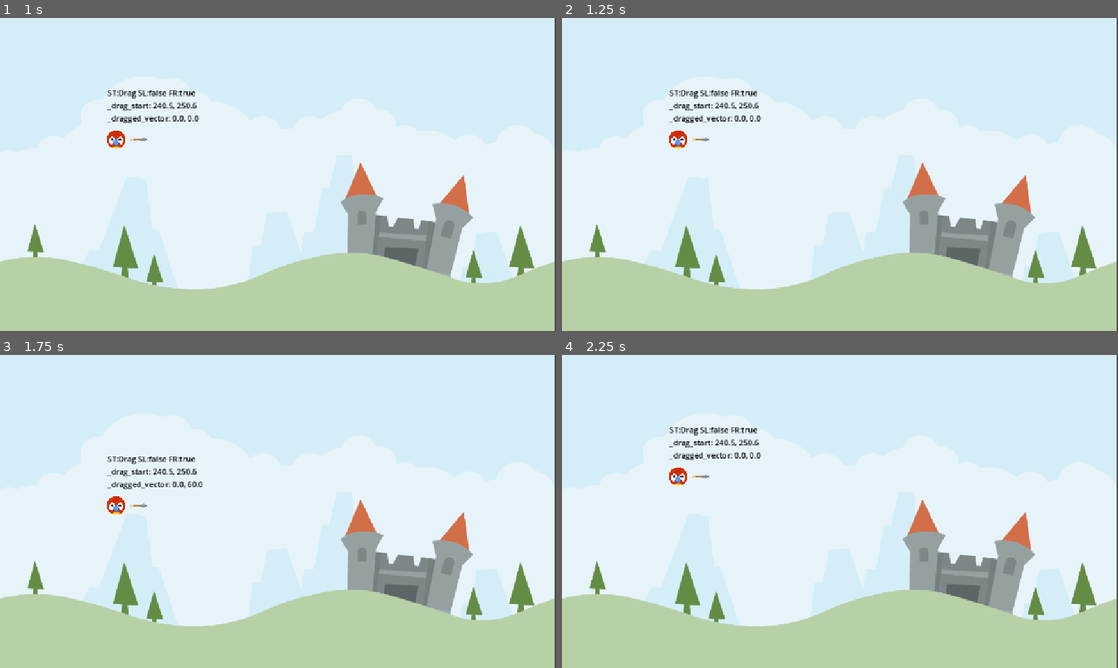
Above: before the commit, frames 1-4 (two rows, left to right).
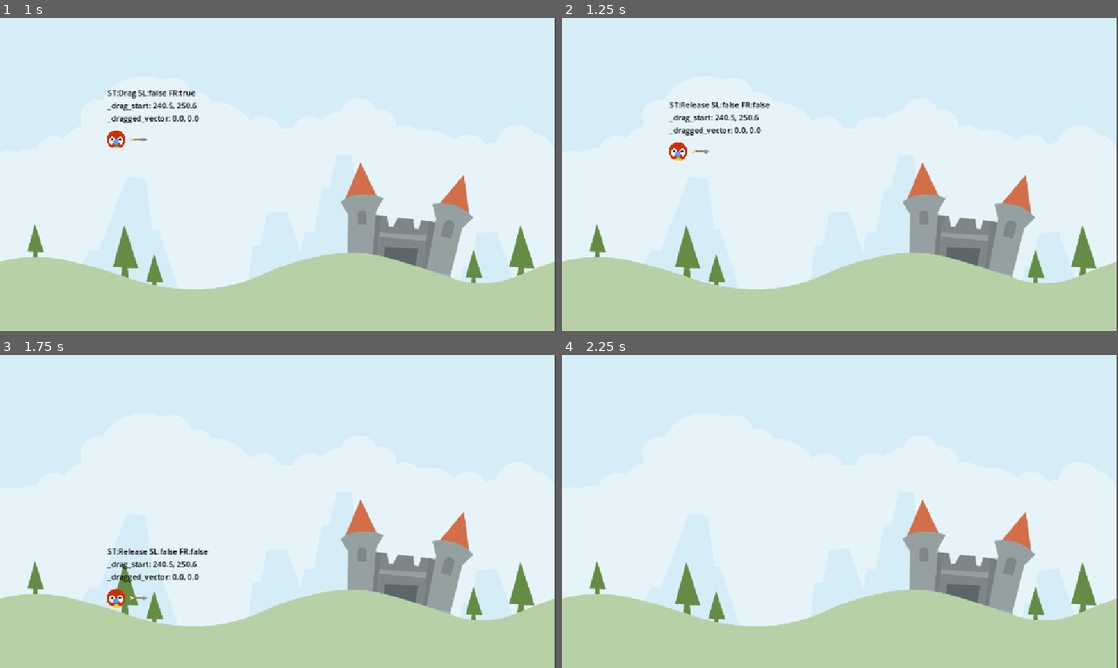
Above: after the commit, the same moments.

Repository: LHO-Developments/Godot-Projects
Game: Godot game, scene res://Scene/LevelBase.tscn
Two runs of this game, one before a commit and one after it. Both use one fixed random seed, a clock stepped at 60 frames per second and the inputs below.
Inputs (mouse positions are in pixels of both pictures, inside the frame that each line leads up to):
- Up to frame 1 (1 s): tap Enter at 0.5 s; drag from (116, 140) to (333, 105) at 0.52 s
- Up to frame 2 (1.25 s): no input
- Up to frame 3 (1.75 s): drag from (166, 527) to (250, 574) at 1.27 s
- Up to frame 4 (2.25 s): move the mouse to (895, 442) at 2.02 s; press the mouse at (895, 442) at 2.03 s

Frame 1 is identical in both runs. In frame 2, 1.2% of the frame differs, in the area x 19-38%, y 23-46%; in frame 3, 1.5%, in the area x 19-38%, y 32-81%; in frame 4, 0.8%.

Commit message:
Add release detection

Diff:
--- a/Angry Animal/angry-animal/Scene/Animal.gd
+++ b/Angry Animal/angry-animal/Scene/Animal.gd
@@ -17,6 +17,10 @@
 var _drag_start: Vector2 = Vector2.ZERO;
 var _dragged_vector: Vector2 = Vector2.ZERO;
 var _arrow_scale: float = 0.0;
+
+func _unhandled_input(event: InputEvent) -> void:
+	if _state == AnimalState.Drag and event.is_action("drag"):
+		call_deferred("change_state", AnimalState.Release);
 
 # Called when the node enters the scene tree for the first time.
 func _ready() -> void:
@@ -66,6 +70,13 @@
 
 #endregion
 
+#region release
+func start_release() -> void:
+	arrow.show();
+	launch_sound.play();
+	freeze = false;
+#endregion
+
 #region state
 func update_state() -> void:
 	match  _state:
@@ -83,6 +94,8 @@
 	match  _state:
 		AnimalState.Drag:
 			start_dragging();
+		AnimalState.Release:
+			start_release();
 
 #endregion
 
